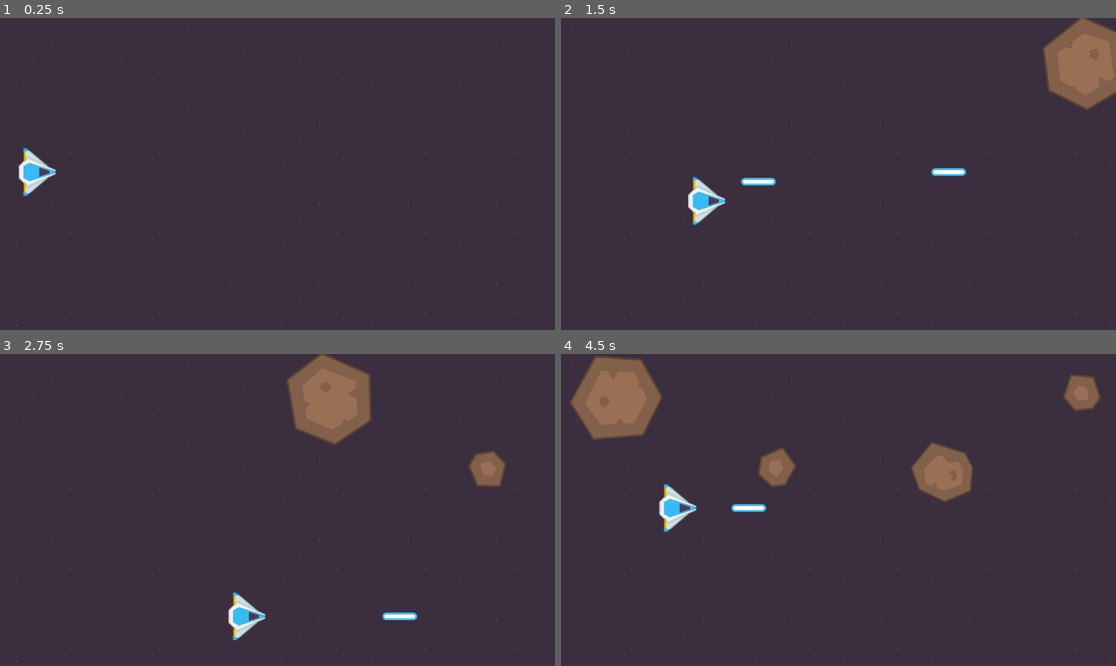
Above: before the commit, frames 1-4 (two rows, left to right).
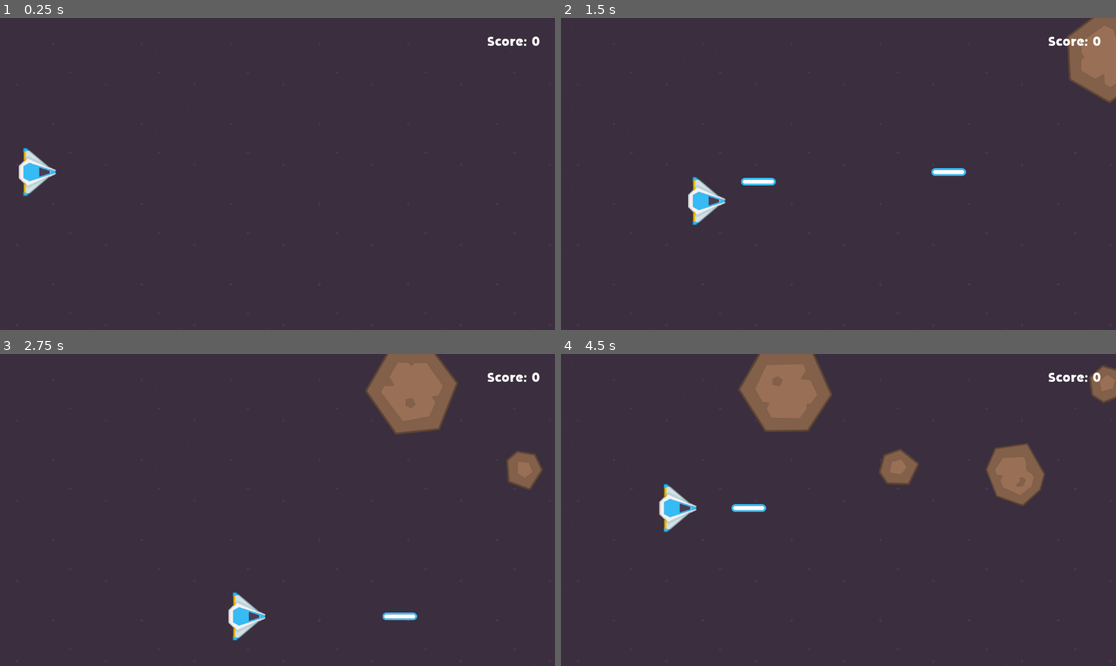
Above: after the commit, the same moments.

Repository: fabian-martinez/asteroide-shooter
Game: Godot game, scene res://scenes/main.tscn
Same seed, same stepped clock (60 frames per second), same inputs: the game is played once before the commit and once after it.
Inputs:
- Up to frame 1 (0.25 s): no input
- Up to frame 2 (1.5 s): tap Enter at 0.5 s; hold Right (right) 0.53-1.28 s; tap Space (shoot) at 0.6, 1.35 s; hold Down (down) from 1.28 s (still down)
- Up to frame 3 (2.75 s): release Down (down) at 2.03 s; hold Right (right) from 2.03 s (still down); tap Space (shoot) at 2.1 s
- Up to frame 4 (4.5 s): release Right (right) at 2.78 s; hold Up (up) 2.78-3.53 s; tap Space (shoot) at 2.85, 3.6, 4.35 s; hold Left (left) from 3.53 s (still down)

The runs differ from the first frame. In frame 1, 0.2% of the frame differs, in the area x 87-98%, y 5-10%; in frame 2, 1.6%; in frame 3, 7.8%; in frame 4, 12%, in the area x 1-100%, y 0-49%.

Commit message:
feat: add GameManager, scoring, power-ups, and game-over UI

Diff:
--- /dev/null
+++ b/autoload/game_manager.gd
@@ -0,0 +1,21 @@
+extends Node
+
+var score = 0
+var is_game_over = false
+
+# Called every frame. 'delta' is the elapsed time since the previous frame.
+func _process(delta: float) -> void:
+	if is_game_over and Input.is_action_just_pressed("shoot"):
+		restart_game()
+
+func add_score(points: int) -> void:
+	if not is_game_over:
+		score += points
+
+func set_is_game_over(value: bool) -> void:
+	is_game_over = value
+
+func restart_game():
+	score = 0
+	is_game_over = false
+	get_tree().reload_current_scene()
--- a/project.godot
+++ b/project.godot
@@ -14,6 +14,10 @@
 run/main_scene="uid://cro8yfmp7b3kg"
 config/features=PackedStringArray("4.6", "Mobile")
 config/icon="res://icon.svg"
+
+[autoload]
+
+GameManager="*uid://ccenxjs6nx2kv"
 
 [global_group]
 
--- /dev/null
+++ b/resources/zyzol_orange_70.tres
@@ -0,0 +1,9 @@
+[gd_resource type="LabelSettings" format=3 uid="uid://couoebkfi4om6"]
+
+[ext_resource type="FontFile" uid="uid://d3k0b7ltxjivw" path="res://assets/fonts/Zyzol.otf" id="1_5j72w"]
+
+[resource]
+font = ExtResource("1_5j72w")
+font_size = 70
+font_color = Color(0.65882355, 0.3529412, 0.16470589, 1)
+outline_size = 10
--- /dev/null
+++ b/resources/zyzol_white_28.tres
@@ -0,0 +1,7 @@
+[gd_resource type="LabelSettings" format=3 uid="uid://duq6m2lj5ax5m"]
+
+[ext_resource type="FontFile" uid="uid://d3k0b7ltxjivw" path="res://assets/fonts/Zyzol.otf" id="1_o0qrp"]
+
+[resource]
+font = ExtResource("1_o0qrp")
+font_size = 28
--- a/scenes/asteroids/asteroid.gd
+++ b/scenes/asteroids/asteroid.gd
@@ -1,8 +1,9 @@
 extends Area2D
 
 # Vars:
-@export var speed:float
-@export var speed_rotation:float
+@export var speed: float
+@export var speed_rotation: float
+@export var points: int
 
 # Called when the node enters the scene tree for the first time.
 func _ready() -> void:
@@ -14,7 +15,13 @@
 	rotation_degrees += speed_rotation * delta
 
 func _on_area_entered(area: Area2D) -> void:
-	var isPlayer = area.is_in_group("Player")
-	var isLaser = area.is_in_group("Laser")
-	if(isPlayer or isLaser):
-		queue_free()
+	var is_player = area.is_in_group("Player")
+	var is_laser = area.is_in_group("Laser")
+
+	if is_laser:
+		GameManager.add_score(points)
+	if is_player or is_laser:
+		destroy()
+
+func destroy():
+	queue_free()
--- a/scenes/asteroids/big_asteroid.tscn
+++ b/scenes/asteroids/big_asteroid.tscn
@@ -8,6 +8,7 @@
 
 [node name="BigAsteroid" type="Area2D" unique_id=45173629 groups=["Asteroids"]]
 script = ExtResource("1_y2s20")
+points = 5
 metadata/_edit_group_ = true
 
 [node name="Sprite2D" type="Sprite2D" parent="." unique_id=1267416860]
--- a/scenes/asteroids/medium_asteroid.tscn
+++ b/scenes/asteroids/medium_asteroid.tscn
@@ -8,6 +8,7 @@
 
 [node name="MediumAsteroid" type="Area2D" unique_id=644121710 groups=["Asteroids"]]
 script = ExtResource("1_nnmk3")
+points = 10
 metadata/_edit_group_ = true
 
 [node name="Sprite2D" type="Sprite2D" parent="." unique_id=41482275]
--- a/scenes/asteroids/small_asteroid.tscn
+++ b/scenes/asteroids/small_asteroid.tscn
@@ -8,6 +8,7 @@
 
 [node name="SmallAsteroid" type="Area2D" unique_id=1921336170 groups=["Asteroids"]]
 script = ExtResource("1_kfbcv")
+points = 15
 metadata/_edit_group_ = true
 
 [node name="Sprite2D" type="Sprite2D" parent="." unique_id=658332437]
--- /dev/null
+++ b/scenes/game_over_trigger.gd
@@ -0,0 +1,7 @@
+extends Area2D
+
+func _on_area_shape_entered(area_rid: RID, area: Area2D, area_shape_index: int, local_shape_index: int) -> void:
+	var isAsteroid = area.is_in_group("Asteroids")
+	if(isAsteroid):
+		GameManager.set_is_game_over(true)
+		queue_free()
--- a/scenes/main.tscn
+++ b/scenes/main.tscn
@@ -1,18 +1,22 @@
 [gd_scene format=3 uid="uid://cro8yfmp7b3kg"]
 
 [ext_resource type="Texture2D" uid="uid://bxdi6n5wnbifu" path="res://assets/sprites/background.png" id="1_0wfyh"]
-[ext_resource type="PackedScene" uid="uid://bu2ygehmbuhi3" path="res://scenes/asteroids/big_asteroid.tscn" id="2_sugp2"]
-[ext_resource type="PackedScene" uid="uid://dp6o5pytoavr3" path="res://scenes/asteroids/medium_asteroid.tscn" id="3_jyhfs"]
 [ext_resource type="PackedScene" uid="uid://d2rmqyi2y6uya" path="res://scenes/laser/laser.tscn" id="3_o6xl0"]
-[ext_resource type="Script" uid="uid://bccfxwimidpbb" path="res://scenes/asteroid_spowner.gd" id="3_tefeu"]
-[ext_resource type="PackedScene" uid="uid://by0a8hq5rvac3" path="res://scenes/asteroids/small_asteroid.tscn" id="4_tbgi4"]
+[ext_resource type="PackedScene" uid="uid://cvpa1b6xnbfr8" path="res://scenes/spowners/asteroid_spowner.tscn" id="4_o6xl0"]
 [ext_resource type="PackedScene" uid="uid://duv3ddwyj3jhg" path="res://scenes/player/player.tscn" id="5_tbgi4"]
+[ext_resource type="PackedScene" uid="uid://cvpie4v14rpkv" path="res://scenes/ui/hud/hud.tscn" id="8_tipki"]
+[ext_resource type="PackedScene" uid="uid://dcxyb2e74n75r" path="res://scenes/ui/game_over/game_over.tscn" id="9_85g3d"]
+[ext_resource type="PackedScene" uid="uid://c0m46isqb1ag1" path="res://scenes/spowners/power_up_spowner.tscn" id="9_choun"]
+[ext_resource type="Script" uid="uid://dgq2un85734ua" path="res://scenes/game_over_trigger.gd" id="10_choun"]
 
 [sub_resource type="RectangleShape2D" id="RectangleShape2D_tbgi4"]
 size = Vector2(1168, 20)
 
 [sub_resource type="RectangleShape2D" id="RectangleShape2D_tefeu"]
 size = Vector2(20, 664)
+
+[sub_resource type="RectangleShape2D" id="RectangleShape2D_ya4ey"]
+size = Vector2(38, 667)
 
 [node name="Main" type="Node2D" unique_id=52950865]
 
@@ -54,22 +58,26 @@
 position = Vector2(1171, 322)
 shape = SubResource("RectangleShape2D_tefeu")
 
-[node name="AsteroidSpowner" type="Marker2D" parent="." unique_id=2024675882]
+[node name="AsteroidSpowner" parent="." unique_id=401931430 instance=ExtResource("4_o6xl0")]
 position = Vector2(1251, 318)
-rotation = -0.000616141
-script = ExtResource("3_tefeu")
-asteroids = Array[PackedScene]([ExtResource("2_sugp2"), ExtResource("3_jyhfs"), ExtResource("4_tbgi4")])
-big_asteroid_scene = ExtResource("2_sugp2")
-medium_asteroid_scene = ExtResource("3_jyhfs")
-small_asteroid_scene = ExtResource("4_tbgi4")
-MIN_Y = 60.0
-MAX_Y = 600.0
-MIN_VELOCITY = 300.0
-MAX_VELOCITY = 400.0
-MIN_ANGULAR_VELOCITY = -180.0
-MAX_ANGULAR_VELOCITY = 180.0
+MAX_VELOCITY = 300.0
 
-[node name="Timer" type="Timer" parent="." unique_id=1441704570]
-autostart = true
+[node name="PowerUpSpowner" parent="." unique_id=1669994510 instance=ExtResource("9_choun")]
 
-[connection signal="timeout" from="Timer" to="AsteroidSpowner" method="_on_timer_timeout"]
+[node name="GameOverTrigger" type="Area2D" parent="." unique_id=1444237763]
+position = Vector2(-69, 325)
+script = ExtResource("10_choun")
+metadata/_edit_group_ = true
+
+[node name="CollisionShape2D" type="CollisionShape2D" parent="GameOverTrigger" unique_id=300121390]
+position = Vector2(1, 1)
+shape = SubResource("RectangleShape2D_ya4ey")
+
+[node name="UILayer" type="CanvasLayer" parent="." unique_id=1331704808]
+
+[node name="HUD" parent="UILayer" unique_id=727676253 instance=ExtResource("8_tipki")]
+metadata/_edit_lock_ = true
+
+[node name="GameOverUI" parent="UILayer" unique_id=1600979781 instance=ExtResource("9_85g3d")]
+
+[connection signal="area_shape_entered" from="GameOverTrigger" to="GameOverTrigger" method="_on_area_shape_entered"]
--- a/scenes/player/player.gd
+++ b/scenes/player/player.gd
@@ -4,7 +4,11 @@
 @export var laser_scene:PackedScene
 @export var speed_shoot:float
 
+
 func _physics_process(delta: float) -> void:
+
+	if GameManager.is_game_over:
+		return
 	# Ejecuta en un intervalo de 60 por segundo
 	# Fisicas
 	# Movimientos de cuerpos fisico (CharacterBody2D, RigidBody2D)
@@ -31,4 +35,5 @@
 func _on_area_2d_area_entered(area: Area2D) -> void:
 	var isAsteroid = area.is_in_group("Asteroids")
 	if(isAsteroid):
+		GameManager.set_is_game_over(true)
 		queue_free()
--- /dev/null
+++ b/scenes/powe_up/power_up.gd
@@ -0,0 +1,11 @@
+extends Node2D
+
+func _on_area_entered(area: Area2D) -> void:
+	if area.is_in_group("Player"):
+		destroy_all_asteroids()
+		queue_free()
+
+func destroy_all_asteroids():
+	var asteroids = get_tree().get_nodes_in_group("Asteroids")
+	for asteroid in asteroids:
+		asteroid.destroy()
--- /dev/null
+++ b/scenes/powe_up/power_up.tscn
@@ -0,0 +1,19 @@
+[gd_scene format=3 uid="uid://cw3yltw6a5si0"]
+
+[ext_resource type="Texture2D" uid="uid://dly7pf3nxk0ir" path="res://assets/sprites/powerupYellow_bolt.png" id="1_j3ubd"]
+[ext_resource type="Script" uid="uid://b8po3jfdnp5sm" path="res://scenes/powe_up/power_up.gd" id="1_p45mm"]
+
+[sub_resource type="RectangleShape2D" id="RectangleShape2D_j3ubd"]
+size = Vector2(31, 30)
+
+[node name="PowerUp" type="Area2D" unique_id=1481989927]
+script = ExtResource("1_p45mm")
+
+[node name="Sprite2D" type="Sprite2D" parent="." unique_id=928537148]
+texture = ExtResource("1_j3ubd")
+
+[node name="CollisionShape2D" type="CollisionShape2D" parent="." unique_id=812346718]
+position = Vector2(-0.5, 0)
+shape = SubResource("RectangleShape2D_j3ubd")
+
+[connection signal="area_entered" from="." to="." method="_on_area_entered"]
--- a/scenes/asteroid_spowner.gd
+++ b/scenes/spowners/asteroid_spowner.gd
@@ -1,9 +1,6 @@
 extends Marker2D
 
 @export var asteroids: Array[PackedScene]
-@export var big_asteroid_scene: PackedScene
-@export var medium_asteroid_scene: PackedScene
-@export var small_asteroid_scene: PackedScene
 
 # VARS
 @export var MIN_Y: float
@@ -13,7 +10,12 @@
 @export var MIN_ANGULAR_VELOCITY: float
 @export var MAX_ANGULAR_VELOCITY: float
 
+@onready var timer: Timer = $Timer
+
 func create_asteroid():
+	if GameManager.is_game_over:
+		timer.stop()
+		return
 	var asteroid_scene = asteroids.pick_random()
 	var asteroid_instance = asteroid_scene.instantiate()
 	add_child(asteroid_instance)
@@ -34,11 +36,14 @@
 	asteroid_instance.speed_rotation = random_angular_velocity
 	asteroid_instance.speed = random_velocity
 
+# =====================================================
 #   SIGNAL
 #	 __________                        ____________
 #	|          | ))Senal    ))Conecta |            |
 #	|  Timer   |                      |  Spawner   |
 #	|__________|                      |____________|
 #
+#=====================================================
+
 func _on_timer_timeout() -> void:
 	create_asteroid()
--- /dev/null
+++ b/scenes/spowners/asteroid_spowner.tscn
@@ -0,0 +1,21 @@
+[gd_scene format=3 uid="uid://cvpa1b6xnbfr8"]
+
+[ext_resource type="Script" uid="uid://bccfxwimidpbb" path="res://scenes/spowners/asteroid_spowner.gd" id="1_ccc6h"]
+[ext_resource type="PackedScene" uid="uid://bu2ygehmbuhi3" path="res://scenes/asteroids/big_asteroid.tscn" id="2_fmp2f"]
+[ext_resource type="PackedScene" uid="uid://dp6o5pytoavr3" path="res://scenes/asteroids/medium_asteroid.tscn" id="3_kbsi1"]
+[ext_resource type="PackedScene" uid="uid://by0a8hq5rvac3" path="res://scenes/asteroids/small_asteroid.tscn" id="4_khv74"]
+
+[node name="AsteroidSpowner" type="Marker2D" unique_id=401931430]
+script = ExtResource("1_ccc6h")
+asteroids = Array[PackedScene]([ExtResource("2_fmp2f"), ExtResource("3_kbsi1"), ExtResource("4_khv74")])
+MIN_Y = 40.0
+MAX_Y = 640.0
+MIN_VELOCITY = 200.0
+MAX_VELOCITY = 400.0
+MIN_ANGULAR_VELOCITY = 10.0
+MAX_ANGULAR_VELOCITY = 180.0
+
+[node name="Timer" type="Timer" parent="." unique_id=388317944]
+autostart = true
+
+[connection signal="timeout" from="Timer" to="." method="_on_timer_timeout"]
--- /dev/null
+++ b/scenes/spowners/power_up_spowner.gd
@@ -0,0 +1,23 @@
+extends Node2D
+
+@export var power_up_scene: PackedScene
+@onready var timer = $Timer
+
+var area: Vector2
+
+func _ready() -> void:
+	area = Vector2(get_viewport().size)
+
+func create_power_up():
+	if GameManager.is_game_over:
+		timer.stop()
+		return
+	var power_up_instance = power_up_scene.instantiate()
+	add_child(power_up_instance)
+	var random_position_x = randf_range(0,area.x / 2)
+	var random_position_y = randf_range(0,area.y)
+	power_up_instance.global_position = Vector2(random_position_x,random_position_y)
+	print(power_up_instance.global_position)
+
+func _on_timer_timeout() -> void:
+	create_power_up()
--- /dev/null
+++ b/scenes/spowners/power_up_spowner.tscn
@@ -0,0 +1,14 @@
+[gd_scene format=3 uid="uid://c0m46isqb1ag1"]
+
+[ext_resource type="Script" uid="uid://kqbmt81akepe" path="res://scenes/spowners/power_up_spowner.gd" id="1_5jq75"]
+[ext_resource type="PackedScene" uid="uid://cw3yltw6a5si0" path="res://scenes/powe_up/power_up.tscn" id="2_3v17y"]
+
+[node name="PowerUpSpowner" type="Node2D" unique_id=1669994510]
+script = ExtResource("1_5jq75")
+power_up_scene = ExtResource("2_3v17y")
+
+[node name="Timer" type="Timer" parent="." unique_id=1651337143]
+wait_time = 7.0
+autostart = true
+
+[connection signal="timeout" from="Timer" to="." method="_on_timer_timeout"]
--- /dev/null
+++ b/scenes/ui/game_over/game_over.gd
@@ -0,0 +1,9 @@
+extends Control
+
+@onready var final_score_label = %FinalScoreLabel
+
+# Called every frame. 'delta' is the elapsed time since the previous frame.
+func _process(delta: float) -> void:
+	if(GameManager.is_game_over):
+		visible = true
+		final_score_label.text = "Your score: " + str(GameManager.score)
--- /dev/null
+++ b/scenes/ui/game_over/game_over.tscn
@@ -0,0 +1,62 @@
+[gd_scene format=3 uid="uid://dcxyb2e74n75r"]
+
+[ext_resource type="LabelSettings" uid="uid://couoebkfi4om6" path="res://resources/zyzol_orange_70.tres" id="1_gwgfp"]
+[ext_resource type="Script" uid="uid://c6e8oj8wlyshx" path="res://scenes/ui/game_over/game_over.gd" id="1_spb8m"]
+[ext_resource type="LabelSettings" uid="uid://duq6m2lj5ax5m" path="res://resources/zyzol_white_28.tres" id="2_spb8m"]
+[ext_resource type="FontFile" uid="uid://d3k0b7ltxjivw" path="res://assets/fonts/Zyzol.otf" id="3_i64fd"]
+
+[sub_resource type="LabelSettings" id="LabelSettings_d3mej"]
+font = ExtResource("3_i64fd")
+font_color = Color(0.65882355, 0.3529412, 0.16862746, 1)
+
+[node name="GameOverUI" type="Control" unique_id=1600979781]
+visible = false
+layout_mode = 3
+anchors_preset = 15
+anchor_right = 1.0
+anchor_bottom = 1.0
+grow_horizontal = 2
+grow_vertical = 2
+script = ExtResource("1_spb8m")
+
+[node name="PanelContainer" type="PanelContainer" parent="." unique_id=1191482572]
+layout_mode = 1
+anchors_preset = 8
+anchor_left = 0.5
+anchor_top = 0.5
+anchor_right = 0.5
+anchor_bottom = 0.5
+offset_left = -20.0
+offset_top = -20.0
+offset_right = 20.0
+offset_bottom = 20.0
+grow_horizontal = 2
+grow_vertical = 2
+
+[node name="MarginContainer" type="MarginContainer" parent="PanelContainer" unique_id=846571084]
+layout_mode = 2
+theme_override_constants/margin_left = 40
+theme_override_constants/margin_top = 20
+theme_override_constants/margin_right = 40
+theme_override_constants/margin_bottom = 20
+
+[node name="VBoxContainer" type="VBoxContainer" parent="PanelContainer/MarginContainer" unique_id=190847488]
+layout_mode = 2
+
+[node name="GameOverLabel" type="Label" parent="PanelContainer/MarginContainer/VBoxContainer" unique_id=1002771929]
+layout_mode = 2
+text = "GAME OVER"
+label_settings = ExtResource("1_gwgfp")
+
+[node name="PressSpaceLabel" type="Label" parent="PanelContainer/MarginContainer/VBoxContainer" unique_id=2111924003]
+layout_mode = 2
+text = "Press start to restart"
+label_settings = ExtResource("2_spb8m")
+horizontal_alignment = 1
+
+[node name="FinalScoreLabel" type="Label" parent="PanelContainer/MarginContainer/VBoxContainer" unique_id=60297365]
+unique_name_in_owner = true
+layout_mode = 2
+text = "Your Score: 1000"
+label_settings = SubResource("LabelSettings_d3mej")
+horizontal_alignment = 1
--- /dev/null
+++ b/scenes/ui/hud/hud.tscn
@@ -0,0 +1,32 @@
+[gd_scene format=3 uid="uid://cvpie4v14rpkv"]
+
+[ext_resource type="LabelSettings" uid="uid://duq6m2lj5ax5m" path="res://resources/zyzol_white_28.tres" id="1_bngdn"]
+[ext_resource type="Script" uid="uid://ctunqq30o1cw5" path="res://scenes/ui/hud/score_label.gd" id="2_qao66"]
+
+[node name="HUD" type="Control" unique_id=727676253]
+layout_mode = 3
+anchors_preset = 15
+anchor_right = 1.0
+anchor_bottom = 1.0
+grow_horizontal = 2
+grow_vertical = 2
+
+[node name="MarginContainer" type="MarginContainer" parent="." unique_id=848436351]
+layout_mode = 1
+anchors_preset = 15
+anchor_right = 1.0
+anchor_bottom = 1.0
+grow_horizontal = 2
+grow_vertical = 2
+theme_override_constants/margin_left = 30
+theme_override_constants/margin_top = 30
+theme_override_constants/margin_right = 30
+theme_override_constants/margin_bottom = 30
+
+[node name="ScoreLabel" type="Label" parent="MarginContainer" unique_id=1943833619]
+layout_mode = 2
+size_flags_horizontal = 8
+size_flags_vertical = 0
+text = "Score: 0"
+label_settings = ExtResource("1_bngdn")
+script = ExtResource("2_qao66")
--- /dev/null
+++ b/scenes/ui/hud/score_label.gd
@@ -0,0 +1,6 @@
+extends Label
+
+
+# Called every frame. 'delta' is the elapsed time since the previous frame.
+func _process(delta: float) -> void:
+	text = "Score: " + str(GameManager.score)
Not shown, added: autoload/game_manager.gd.uid
Not shown, added: scenes/game_over_trigger.gd.uid
Not shown, added: scenes/powe_up/power_up.gd.uid
Renamed: scenes/asteroid_spowner.gd.uid -> scenes/spowners/asteroid_spowner.gd.uid
Not shown, added: scenes/spowners/power_up_spowner.gd.uid
Not shown, added: scenes/ui/game_over/game_over.gd.uid
Not shown, added: scenes/ui/hud/score_label.gd.uid
